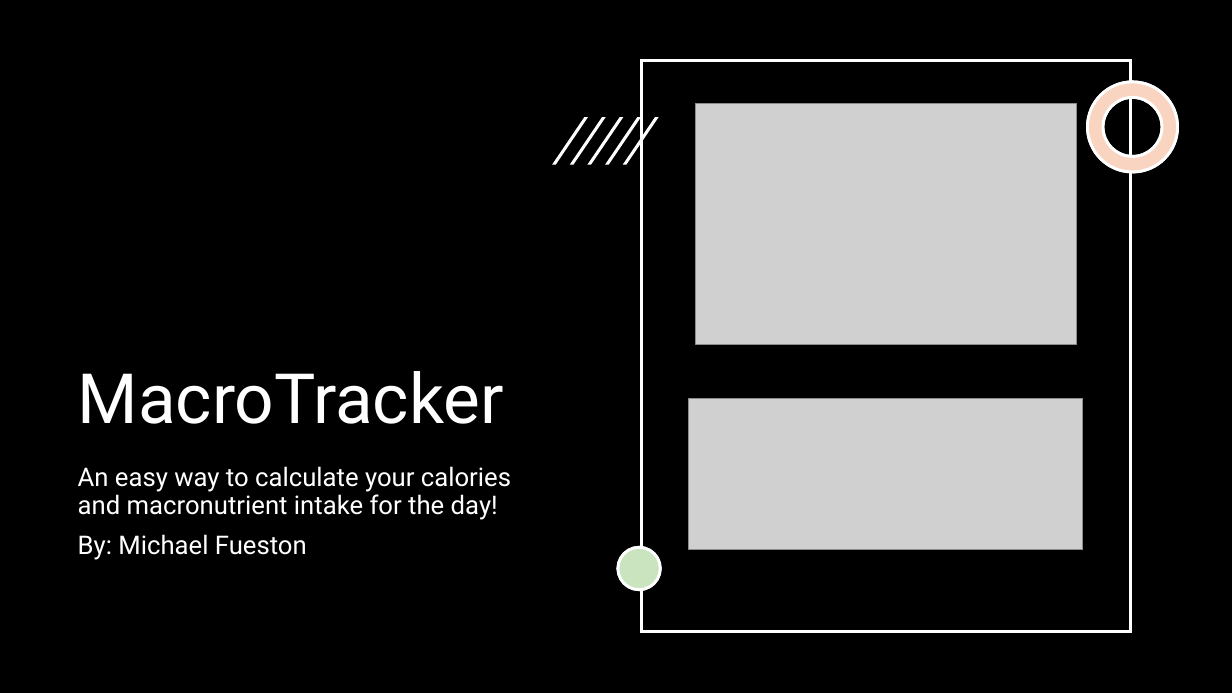
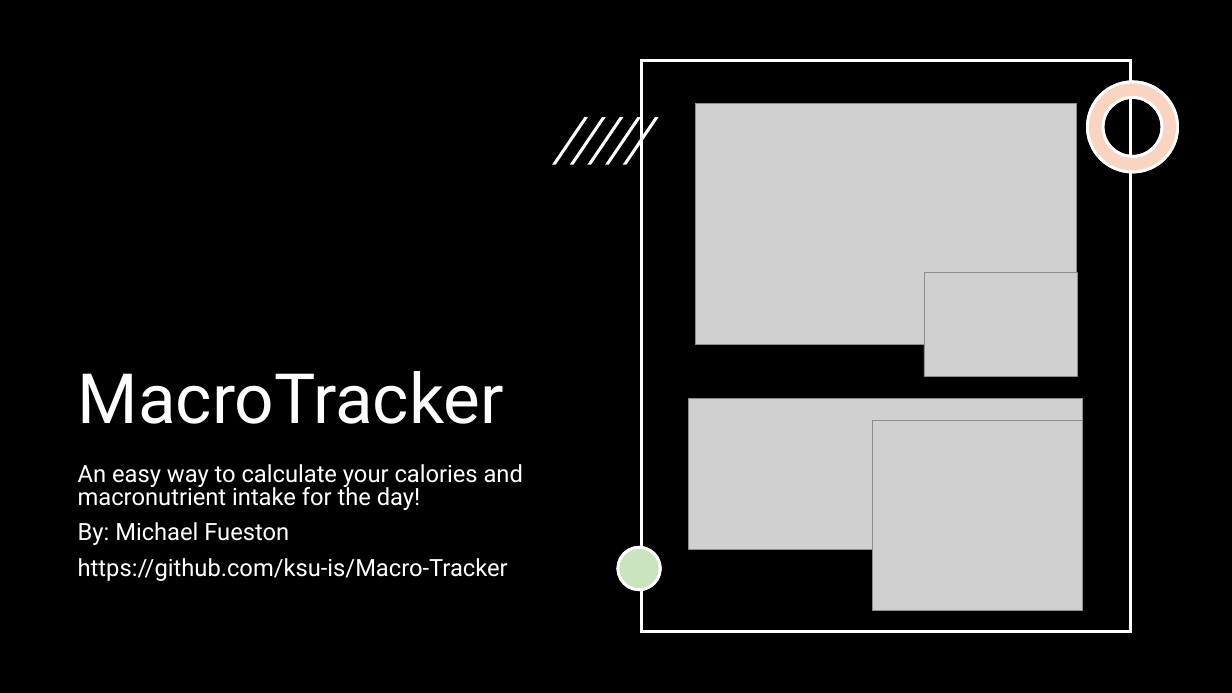
Before and after one commit to ksu-is/Macro-Tracker, a slide deck: slide 1 of App Dev final.pptx. Drawn at 1232x693 pixels with LibreOffice and Linux fonts; fonts in the diff are those of the drawing; grey boxes stand for pictures. Boxes give left, top, right and bottom in pixels: in the first picture for what was removed or moved away, otherwise in the second. Text is boxed around its words. In the diff, an @@ line names an element or a change of style, - is before the commit and + after.

Commit message:
Updated PowerPoint
Added 2 more photos to show the scope that was added as well,

```diff
--- a/App Dev final.pptx
+++ b/App Dev final.pptx
@@ picture added at [924, 273, 1078, 376] @@
@@ picture added at [872, 421, 1083, 610] @@
@@ subtitle at [78, 464, 523, 545]: size 20 to 18.5 pt in "An easy way to calculate your calories ...", "By: Michael Fueston"; line spacing 0.9 to 0.8 @@
@@ subtitle at [78, 558, 508, 581]: paragraph added @@
+https://github.com/ksu-is/Macro-Tracker
```
